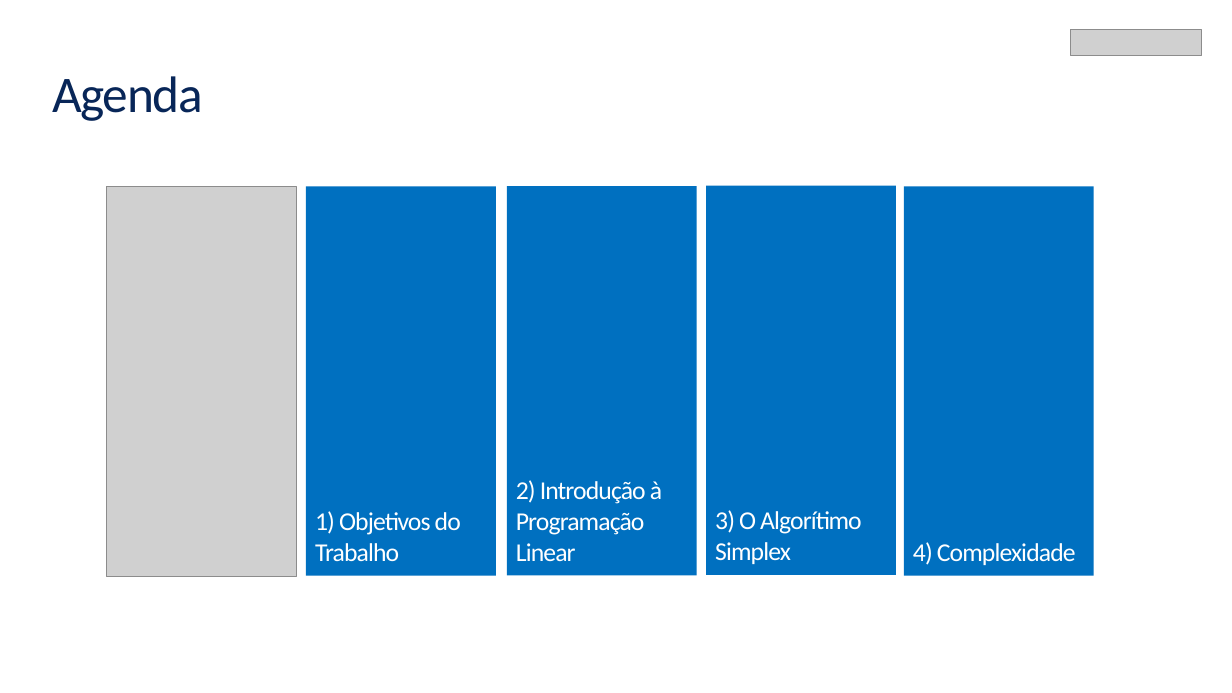
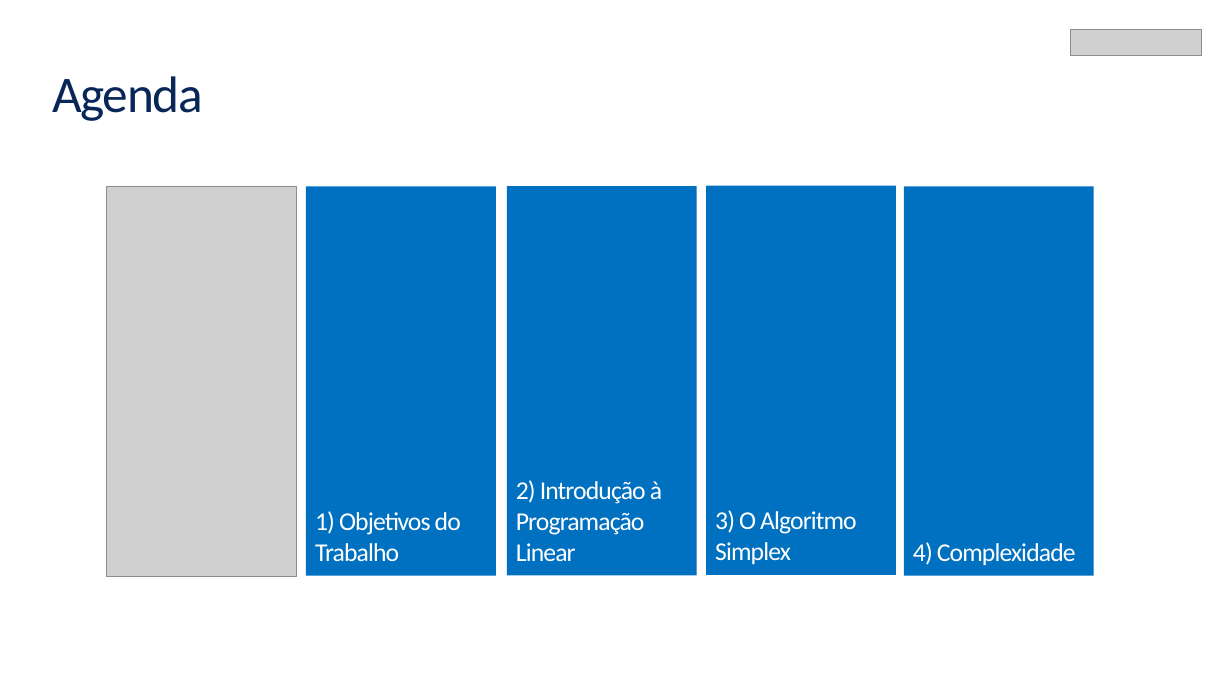
Before and after one commit to sergiosilvar/simplex_prog_linear, a slide deck: slide 2 of APRESENTAÇÃO SIMPLEX.pptx. Drawn at 1232x693 pixels with LibreOffice and Linux fonts; fonts in the diff are those of the drawing; grey boxes stand for pictures. Boxes give left, top, right and bottom in pixels: in the first picture for what was removed or moved away, otherwise in the second. Text is boxed around its words. In the diff, an @@ line names an element or a change of style, - is before the commit and + after.

```diff
--- a/APRESENTAÇÃO SIMPLEX.pptx
+++ b/APRESENTAÇÃO SIMPLEX.pptx
@@ text in rectangle at <box>715,510,857,564</box>: text changed @@
-3) O Algorítimo Simplex
+3) O Algoritmo Simplex
```
Also in this commit, not shown: 13 other slides changed, 1 slide added.
